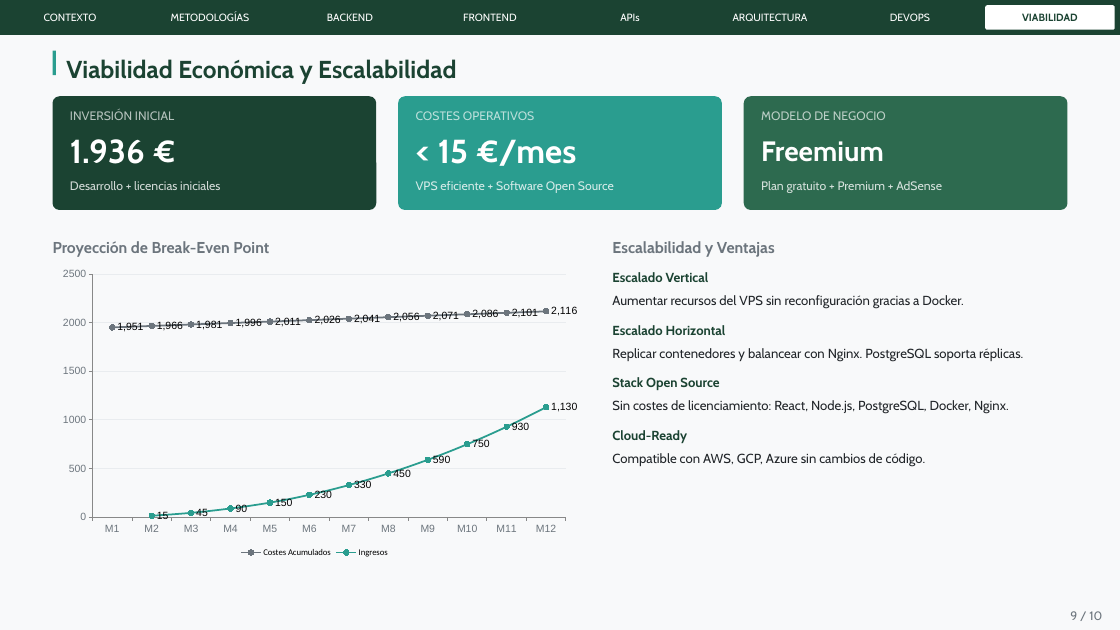
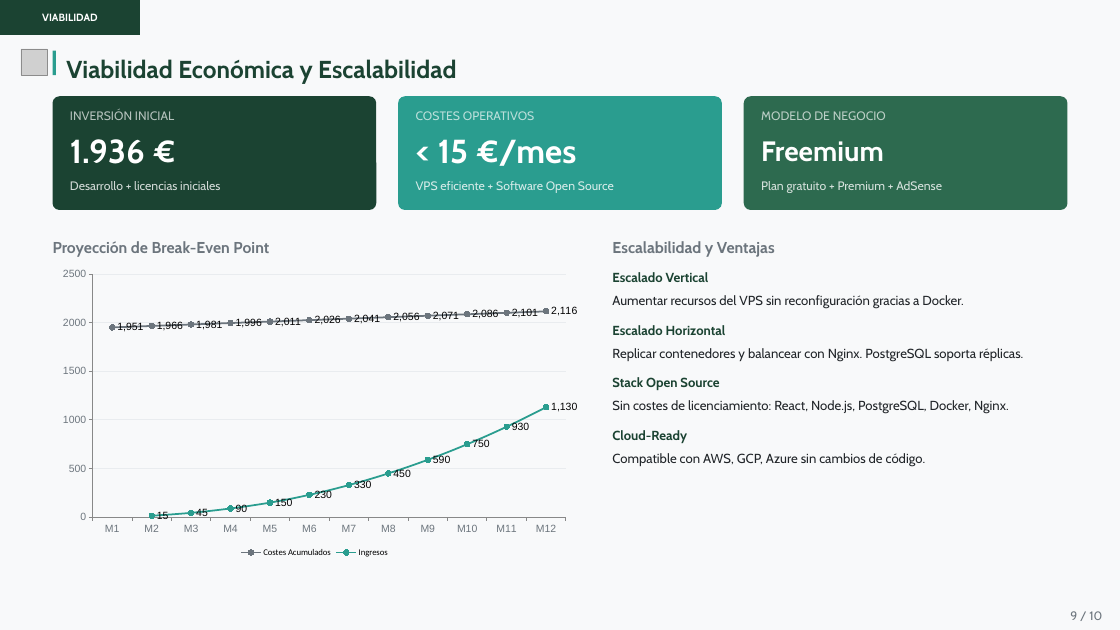
Before and after one commit to nicowooow/Proyecto-FP, a slide deck: slide 9 of documentos/YourTree.pptx. Drawn at 1120x630 pixels with LibreOffice and Linux fonts; fonts in the diff are those of the drawing; grey boxes stand for pictures. Boxes give left, top, right and bottom in pixels: in the first picture for what was removed or moved away, otherwise in the second. Text is boxed around its words. In the diff, an @@ line names an element or a change of style, - is before the commit and + after.

```diff
--- a/documentos/YourTree.pptx
+++ b/documentos/YourTree.pptx
@@ rectangle "VIABILIDAD": place and size @@
-rectangle "VIABILIDAD" at [1022,13,1078,21]
+rectangle "VIABILIDAD" at [0,0,140,35]
@@ rectangle "VIABILIDAD" at [0,0,140,35]: text colour #1B4332 to #FFFFFF; fill none to #1B4332 @@
@@ rectangle removed at [0,0,1120,35] @@
@@ text removed at [44,13,97,21] @@
-CONTEXTO
@@ text removed at [171,13,250,21] @@
-METODOLOGÍAS
@@ text removed at [327,13,373,21] @@
-BACKEND
@@ text removed at [463,13,517,21] @@
-FRONTEND
@@ text removed at [620,13,639,21] @@
-APIs
@@ text removed at [733,13,808,21] @@
-ARQUITECTURA
@@ text removed at [890,13,930,21] @@
-DEVOPS
@@ rounded rectangle removed at [985,5,1115,30] @@
@@ picture added at [21,49,47,76] @@
```
Also in this commit, not shown: 8 other slides changed, 2 slides added, 8 other files.
